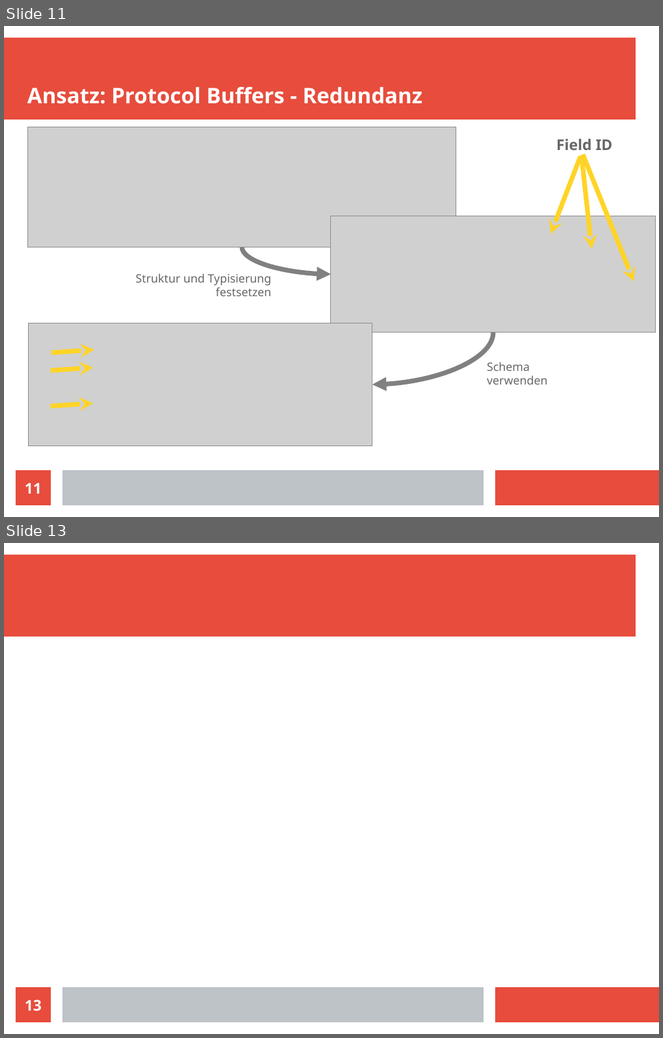
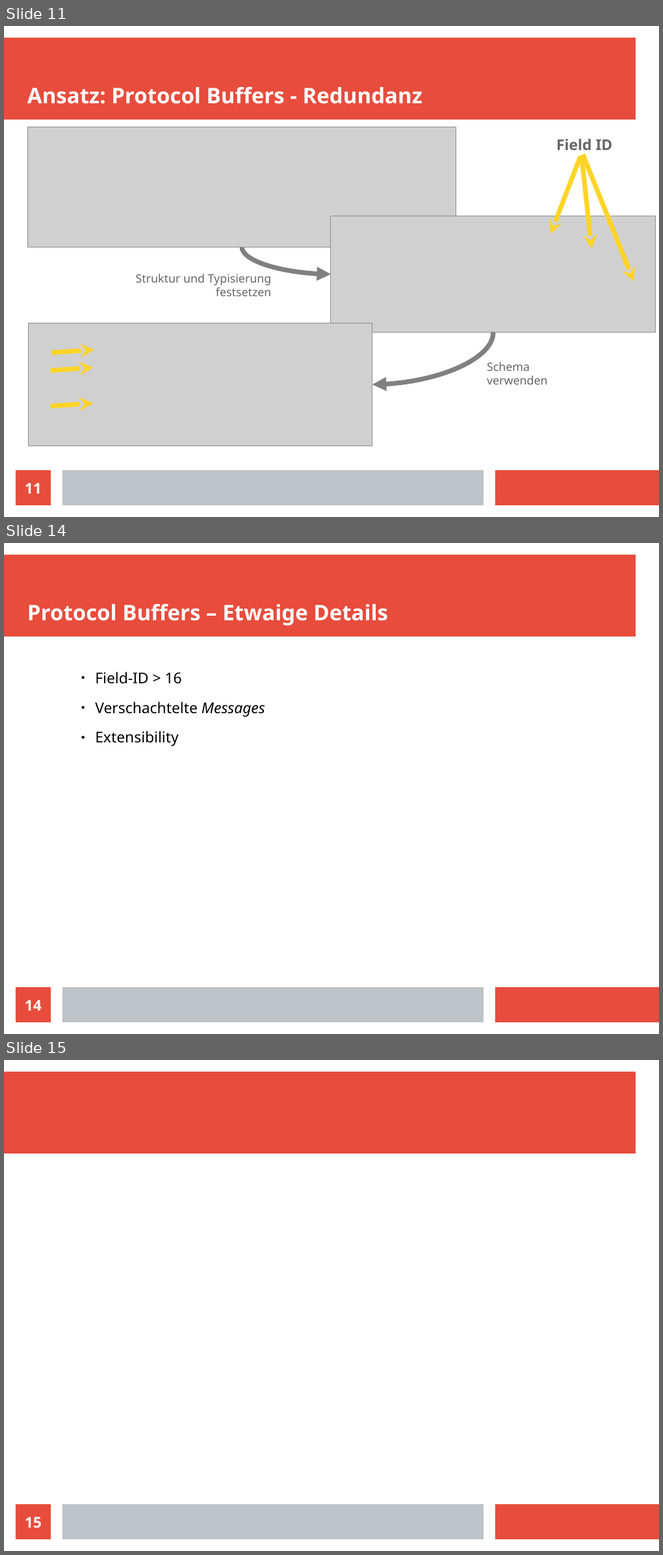
Before and after one commit to slavistan/grpc-showcase, a slide deck: slides.odp. Shown one above the other, each under a label of ours: slides 11 and 13 before the commit, slides 11, 14 and 15 after it; the slides between them are not shown. The pictures are 663x1038 and 663x1555 pixels, drawn with LibreOffice and Linux fonts; fonts in the diff are those of the drawing; grey boxes stand for pictures. Boxes give left, top, right and bottom in pixels: in the first picture for what was removed or moved away, otherwise in the second. Text is boxed around its words. In the diff, an @@ line names an element or a change of style, - is before the commit and + after.

```diff
--- a/slides.odp
+++ b/slides.odp
@@ slide 14 added at (4, 543, 659, 1034), background #FFFFFF; not listed: 3 template elements that a slide beside it also shows @@
@@ title added at (27, 603, 388, 626), 26 pt, text #FFFFFF, bold @@
+Protocol Buffers – Etwaige Details
@@ text added at (95, 672, 265, 746), 18 pt, text #000000 @@
+● Field-ID > 16
+● Verschachtelte Messages
+● Extensibility
@@ page number added at (16, 988, 51, 1023), fill #E74C3C, 18 pt, text #FFFFFF, bold @@
+14
@@ what was slide 13 is now slide 15 @@
@@ page number at (25, 1517, 42, 1529): text changed @@
-13
+15
```
Also in this commit, not shown: 1 slide changed, 1 other slide added.
